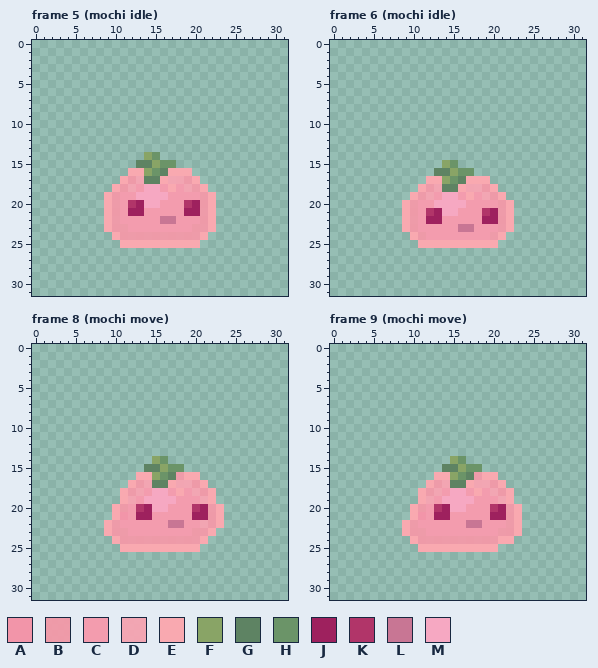
Two states of a pixel-art file, Assets/Art/NPCs/sweet slimes.aseprite. This is how it looked before the edit.
32x32 pixels, 41 frames. Colours within 5 levels of each other are drawn and written as one. Shown: frame 5 (mochi idle), frame 6 (mochi idle), frame 8 (mochi move), frame 9 (mochi move). The commit also changed other frames, which this record leaves out.
Palette (. is transparent): A #f295a9  B #f499a8f0  C #f39cae  D #f8a4b3f0  E #f9a9b0  F #89a466  G #5e8363  H #6b9468  J #9e215e  K #b13569  L #c87694  M #f6a8c2
Now the later version:
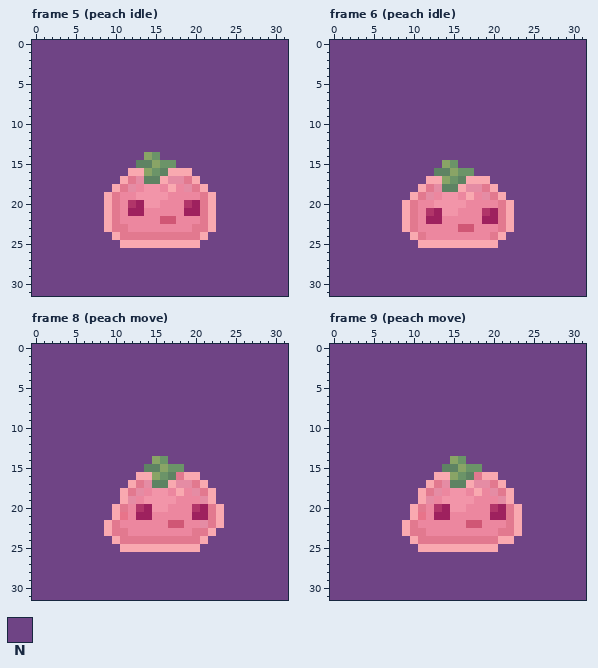
Colours new in this view: N #6f4485
Changes in this commit:
layer "BG" now shown
colour A: #f295a9 -> #e8748a
colour B: #f499a8f0 -> #e2798f
colour C: #f39cae -> #ec879f
colour D: #f8a4b3f0 -> #e58ca4
colour L: #c87694 -> #d05775
colour M: #f6a8c2 -> #f295a9
Changed rows in their new state; - is a pixel that keeps its letter.
Frame 5 (peach idle), layer "BG":
first column x 0:
 0 NNNNNNNNNNNNNNNNNNNNNNNNNNNNNNNN
 1 NNNNNNNNNNNNNNNNNNNNNNNNNNNNNNNN
 2 NNNNNNNNNNNNNNNNNNNNNNNNNNNNNNNN
 3 NNNNNNNNNNNNNNNNNNNNNNNNNNNNNNNN
 4 NNNNNNNNNNNNNNNNNNNNNNNNNNNNNNNN
 5 NNNNNNNNNNNNNNNNNNNNNNNNNNNNNNNN
 6 NNNNNNNNNNNNNNNNNNNNNNNNNNNNNNNN
 7 NNNNNNNNNNNNNNNNNNNNNNNNNNNNNNNN
 8 NNNNNNNNNNNNNNNNNNNNNNNNNNNNNNNN
 9 NNNNNNNNNNNNNNNNNNNNNNNNNNNNNNNN
10 NNNNNNNNNNNNNNNNNNNNNNNNNNNNNNNN
11 NNNNNNNNNNNNNNNNNNNNNNNNNNNNNNNN
12 NNNNNNNNNNNNNNNNNNNNNNNNNNNNNNNN
13 NNNNNNNNNNNNNNNNNNNNNNNNNNNNNNNN
14 NNNNNNNNNNNNNN--NNNNNNNNNNNNNNNN
15 NNNNNNNNNNNNN-----NNNNNNNNNNNNNN
16 NNNNNNNNNNNN--------NNNNNNNNNNNN
17 NNNNNNNNNNN----------NNNNNNNNNNN
18 NNNNNNNNNN------------NNNNNNNNNN
19 NNNNNNNNN--------------NNNNNNNNN
20 NNNNNNNNN--------------NNNNNNNNN
21 NNNNNNNNN--------------NNNNNNNNN
22 NNNNNNNNN--------------NNNNNNNNN
23 NNNNNNNNN--------------NNNNNNNNN
24 NNNNNNNNNN------------NNNNNNNNNN
25 NNNNNNNNNNN----------NNNNNNNNNNN
26 NNNNNNNNNNNNNNNNNNNNNNNNNNNNNNNN
27 NNNNNNNNNNNNNNNNNNNNNNNNNNNNNNNN
28 NNNNNNNNNNNNNNNNNNNNNNNNNNNNNNNN
29 NNNNNNNNNNNNNNNNNNNNNNNNNNNNNNNN
30 NNNNNNNNNNNNNNNNNNNNNNNNNNNNNNNN
31 NNNNNNNNNNNNNNNNNNNNNNNNNNNNNNNN
Frame 6 (peach idle), layer "BG":
first column x 0:
 0 NNNNNNNNNNNNNNNNNNNNNNNNNNNNNNNN
 1 NNNNNNNNNNNNNNNNNNNNNNNNNNNNNNNN
 2 NNNNNNNNNNNNNNNNNNNNNNNNNNNNNNNN
 3 NNNNNNNNNNNNNNNNNNNNNNNNNNNNNNNN
 4 NNNNNNNNNNNNNNNNNNNNNNNNNNNNNNNN
 5 NNNNNNNNNNNNNNNNNNNNNNNNNNNNNNNN
 6 NNNNNNNNNNNNNNNNNNNNNNNNNNNNNNNN
 7 NNNNNNNNNNNNNNNNNNNNNNNNNNNNNNNN
 8 NNNNNNNNNNNNNNNNNNNNNNNNNNNNNNNN
 9 NNNNNNNNNNNNNNNNNNNNNNNNNNNNNNNN
10 NNNNNNNNNNNNNNNNNNNNNNNNNNNNNNNN
11 NNNNNNNNNNNNNNNNNNNNNNNNNNNNNNNN
12 NNNNNNNNNNNNNNNNNNNNNNNNNNNNNNNN
13 NNNNNNNNNNNNNNNNNNNNNNNNNNNNNNNN
14 NNNNNNNNNNNNNNNNNNNNNNNNNNNNNNNN
15 NNNNNNNNNNNNNN--NNNNNNNNNNNNNNNN
16 NNNNNNNNNNNNN-----NNNNNNNNNNNNNN
17 NNNNNNNNNNNN--------NNNNNNNNNNNN
18 NNNNNNNNNNN----------NNNNNNNNNNN
19 NNNNNNNNNN------------NNNNNNNNNN
20 NNNNNNNNN--------------NNNNNNNNN
21 NNNNNNNNN--------------NNNNNNNNN
22 NNNNNNNNN--------------NNNNNNNNN
23 NNNNNNNNN--------------NNNNNNNNN
24 NNNNNNNNNN------------NNNNNNNNNN
25 NNNNNNNNNNN----------NNNNNNNNNNN
26 NNNNNNNNNNNNNNNNNNNNNNNNNNNNNNNN
27 NNNNNNNNNNNNNNNNNNNNNNNNNNNNNNNN
28 NNNNNNNNNNNNNNNNNNNNNNNNNNNNNNNN
29 NNNNNNNNNNNNNNNNNNNNNNNNNNNNNNNN
30 NNNNNNNNNNNNNNNNNNNNNNNNNNNNNNNN
31 NNNNNNNNNNNNNNNNNNNNNNNNNNNNNNNN
Frame 8 (peach move), layer "BG":
first column x 0:
 0 NNNNNNNNNNNNNNNNNNNNNNNNNNNNNNNN
 1 NNNNNNNNNNNNNNNNNNNNNNNNNNNNNNNN
 2 NNNNNNNNNNNNNNNNNNNNNNNNNNNNNNNN
 3 NNNNNNNNNNNNNNNNNNNNNNNNNNNNNNNN
 4 NNNNNNNNNNNNNNNNNNNNNNNNNNNNNNNN
 5 NNNNNNNNNNNNNNNNNNNNNNNNNNNNNNNN
 6 NNNNNNNNNNNNNNNNNNNNNNNNNNNNNNNN
 7 NNNNNNNNNNNNNNNNNNNNNNNNNNNNNNNN
 8 NNNNNNNNNNNNNNNNNNNNNNNNNNNNNNNN
 9 NNNNNNNNNNNNNNNNNNNNNNNNNNNNNNNN
10 NNNNNNNNNNNNNNNNNNNNNNNNNNNNNNNN
11 NNNNNNNNNNNNNNNNNNNNNNNNNNNNNNNN
12 NNNNNNNNNNNNNNNNNNNNNNNNNNNNNNNN
13 NNNNNNNNNNNNNNNNNNNNNNNNNNNNNNNN
14 NNNNNNNNNNNNNNN--NNNNNNNNNNNNNNN
15 NNNNNNNNNNNNNN-----NNNNNNNNNNNNN
16 NNNNNNNNNNNNN--------NNNNNNNNNNN
17 NNNNNNNNNNNN----------NNNNNNNNNN
18 NNNNNNNNNNN------------NNNNNNNNN
19 NNNNNNNNNNN------------NNNNNNNNN
20 NNNNNNNNNN--------------NNNNNNNN
21 NNNNNNNNNN--------------NNNNNNNN
22 NNNNNNNNN---------------NNNNNNNN
23 NNNNNNNNN--------------NNNNNNNNN
24 NNNNNNNNNN------------NNNNNNNNNN
25 NNNNNNNNNNN----------NNNNNNNNNNN
26 NNNNNNNNNNNNNNNNNNNNNNNNNNNNNNNN
27 NNNNNNNNNNNNNNNNNNNNNNNNNNNNNNNN
28 NNNNNNNNNNNNNNNNNNNNNNNNNNNNNNNN
29 NNNNNNNNNNNNNNNNNNNNNNNNNNNNNNNN
30 NNNNNNNNNNNNNNNNNNNNNNNNNNNNNNNN
31 NNNNNNNNNNNNNNNNNNNNNNNNNNNNNNNN
Frame 9 (peach move), layer "BG":
first column x 0:
 0 NNNNNNNNNNNNNNNNNNNNNNNNNNNNNNNN
 1 NNNNNNNNNNNNNNNNNNNNNNNNNNNNNNNN
 2 NNNNNNNNNNNNNNNNNNNNNNNNNNNNNNNN
 3 NNNNNNNNNNNNNNNNNNNNNNNNNNNNNNNN
 4 NNNNNNNNNNNNNNNNNNNNNNNNNNNNNNNN
 5 NNNNNNNNNNNNNNNNNNNNNNNNNNNNNNNN
 6 NNNNNNNNNNNNNNNNNNNNNNNNNNNNNNNN
 7 NNNNNNNNNNNNNNNNNNNNNNNNNNNNNNNN
 8 NNNNNNNNNNNNNNNNNNNNNNNNNNNNNNNN
 9 NNNNNNNNNNNNNNNNNNNNNNNNNNNNNNNN
10 NNNNNNNNNNNNNNNNNNNNNNNNNNNNNNNN
11 NNNNNNNNNNNNNNNNNNNNNNNNNNNNNNNN
12 NNNNNNNNNNNNNNNNNNNNNNNNNNNNNNNN
13 NNNNNNNNNNNNNNNNNNNNNNNNNNNNNNNN
14 NNNNNNNNNNNNNNN--NNNNNNNNNNNNNNN
15 NNNNNNNNNNNNNN-----NNNNNNNNNNNNN
16 NNNNNNNNNNNNN--------NNNNNNNNNNN
17 NNNNNNNNNNNN----------NNNNNNNNNN
18 NNNNNNNNNNN------------NNNNNNNNN
19 NNNNNNNNNNN------------NNNNNNNNN
20 NNNNNNNNNN--------------NNNNNNNN
21 NNNNNNNNNN--------------NNNNNNNN
22 NNNNNNNNN---------------NNNNNNNN
23 NNNNNNNNN---------------NNNNNNNN
24 NNNNNNNNNN-------------NNNNNNNNN
25 NNNNNNNNNNN----------NNNNNNNNNNN
26 NNNNNNNNNNNNNNNNNNNNNNNNNNNNNNNN
27 NNNNNNNNNNNNNNNNNNNNNNNNNNNNNNNN
28 NNNNNNNNNNNNNNNNNNNNNNNNNNNNNNNN
29 NNNNNNNNNNNNNNNNNNNNNNNNNNNNNNNN
30 NNNNNNNNNNNNNNNNNNNNNNNNNNNNNNNN
31 NNNNNNNNNNNNNNNNNNNNNNNNNNNNNNNN
